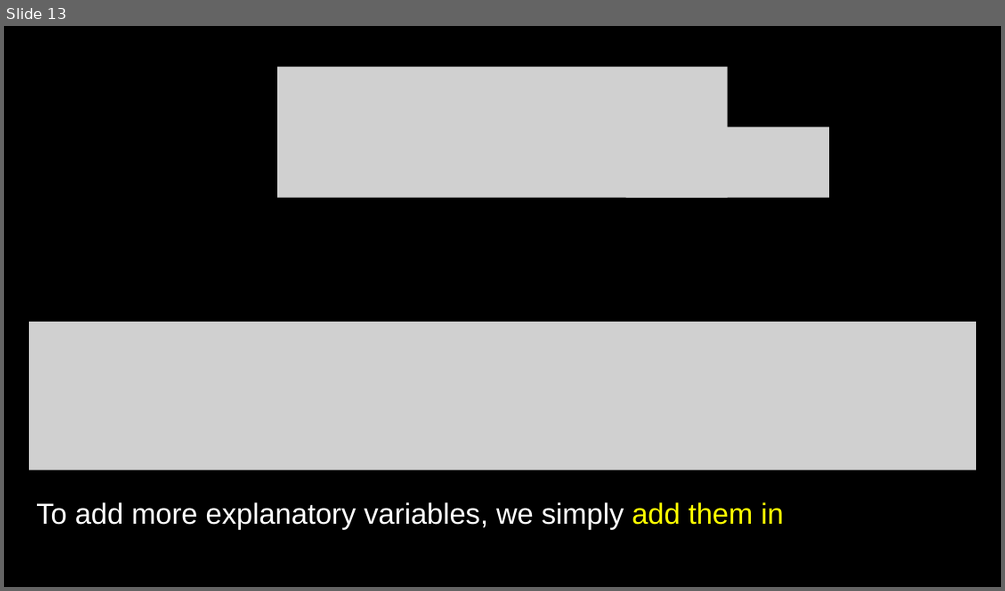
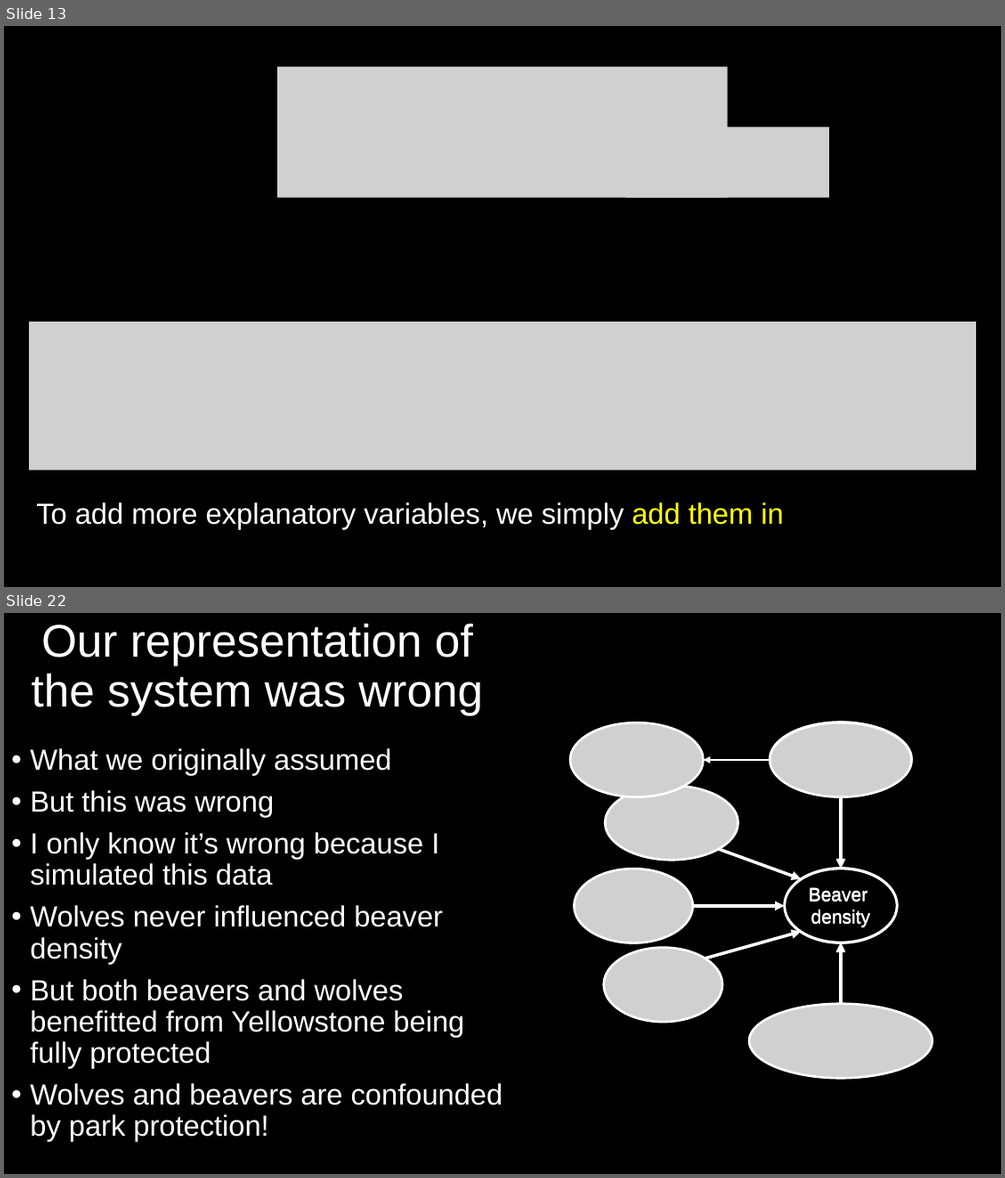
Before and after one commit to DeonRoos/stats-for-biologists, a slide deck: Lecture 9 - Multivariate LM/Slides/Lecutre 7.1 Multiple LM theory.pptx. Shown one above the other, each under a label of ours: slide 13 before the commit, slides 13 and 22 after it; the slides between them are not shown. The pictures are 1005x591 and 1005x1178 pixels, drawn with LibreOffice and Linux fonts; fonts in the diff are those of the drawing; grey boxes stand for pictures. Boxes give left, top, right and bottom in pixels: in the first picture for what was removed or moved away, otherwise in the second. Text is boxed around its words. In the diff, an @@ line names an element or a change of style, - is before the commit and + after.

```diff
--- a/Lecture 9 - Multivariate LM/Slides/Lecutre 7.1 Multiple LM theory.pptx
+++ b/Lecture 9 - Multivariate LM/Slides/Lecutre 7.1 Multiple LM theory.pptx
@@ slide 22 added at <box>4,613,1001,1174</box>, background #000000 @@
@@ title added at <box>32,623,483,715</box>, 44 pt, text #FFFFFF @@
+Our representation of the system was wrong
@@ text added at <box>30,748,503,1141</box>, 28 pt, text #FFFFFF @@
+• What we originally assumed
+• But this was wrong
+• I only know it’s wrong because I simulated this data
+• Wolves never influenced beaver density
+• But both beavers and wolves benefitted from Yellowstone being fully protected
+• Wolves and beavers are confounded by park protection!
@@ group added at <box>570,723,933,1078</box>: 4 pictures, 4 arrows, 1 ellipse @@
+Beaver
+density
@@ group added at <box>604,722,912,1022</box>: 4 arrows, 3 pictures, 1 ellipse @@
+Beaver
+density
```
Also in this commit, not shown: 7 slides changed, 10 other slides added, 2 slides removed, 9 other files.
